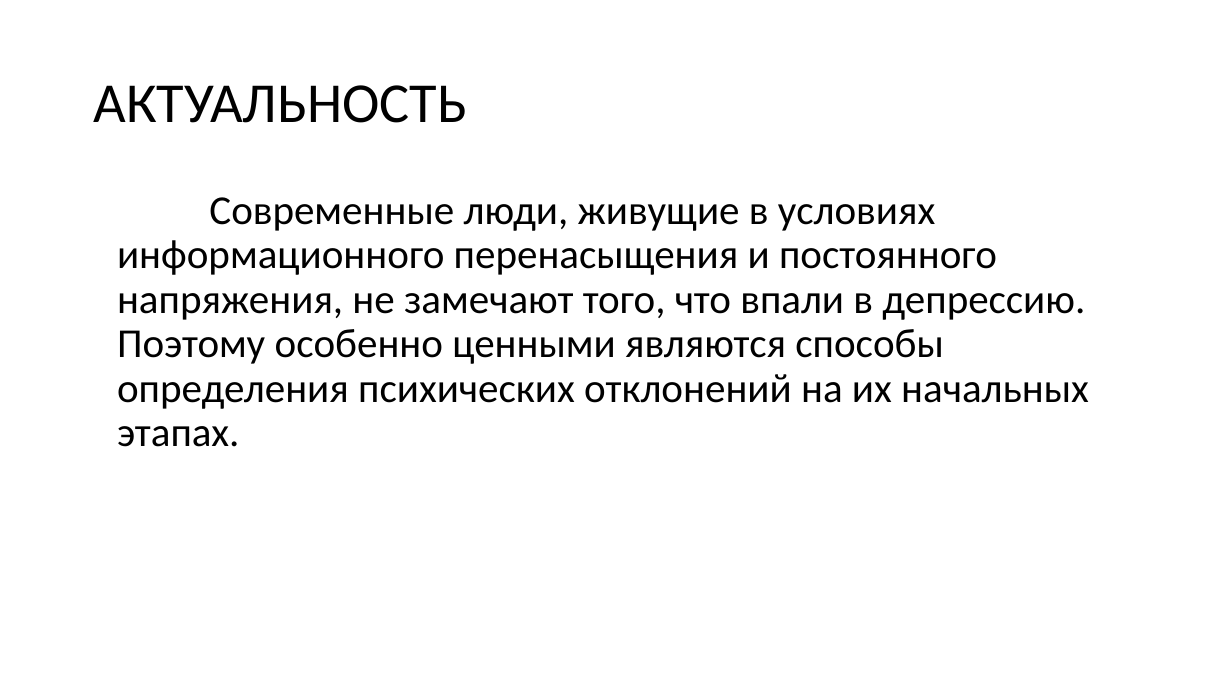
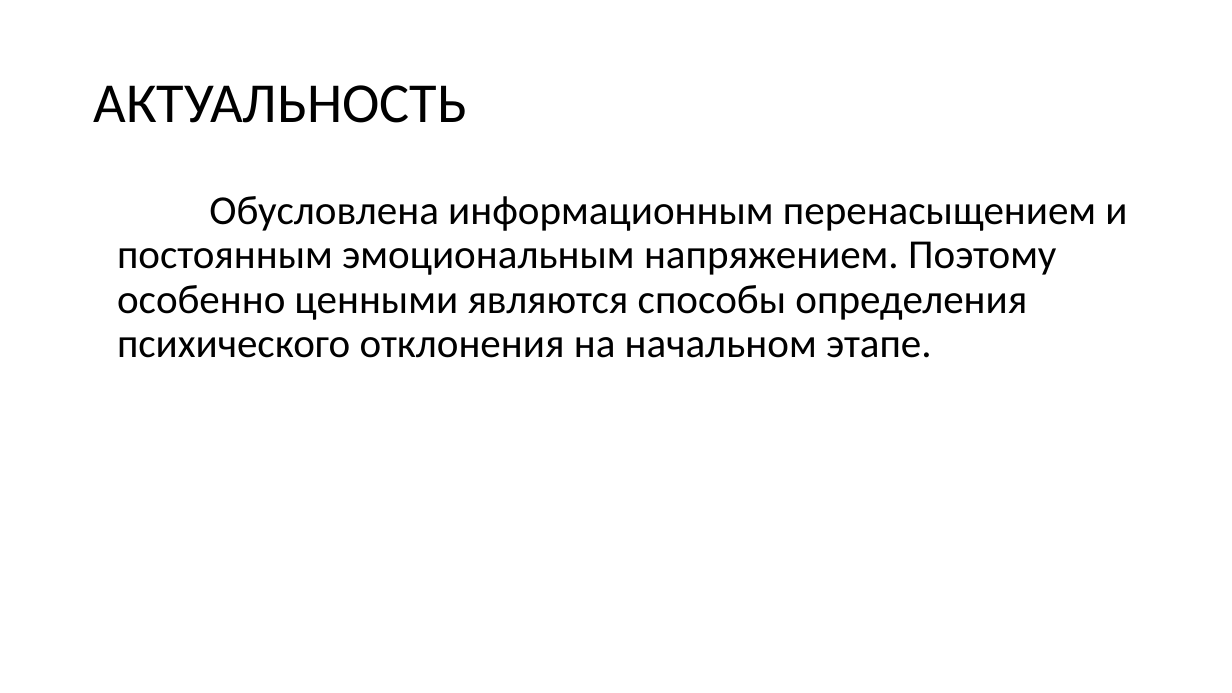
Before and after one commit to Wideweb/-digital-psychology-docs, a slide deck: slide 4 of Алькевич А.С/Презентация.pptx. Drawn at 1232x693 pixels with LibreOffice and Linux fonts; fonts in the diff are those of the drawing. Boxes give left, top, right and bottom in pixels: in the first picture for what was removed or moved away, otherwise in the second. Text is boxed around its words. In the diff, an @@ line names an element or a change of style, - is before the commit and + after.

```diff
--- a/Алькевич А.С/Презентация.pptx
+++ b/Алькевич А.С/Презентация.pptx
@@ text at (117,196,1127,358): text changed @@
-Современные люди, живущие в условиях информационного перенасыщения и постоянного напряжения, не замечают того, что впали в депрессию. Поэтому особенно ценными являются способы определения психических отклонений на их начальных этапах.
+Обусловлена информационным перенасыщением и постоянным эмоциональным напряжением. Поэтому особенно ценными являются способы определения психического отклонения на начальном этапе.
```
Also in this commit, not shown: 1 other slide changed, 3 other files.
